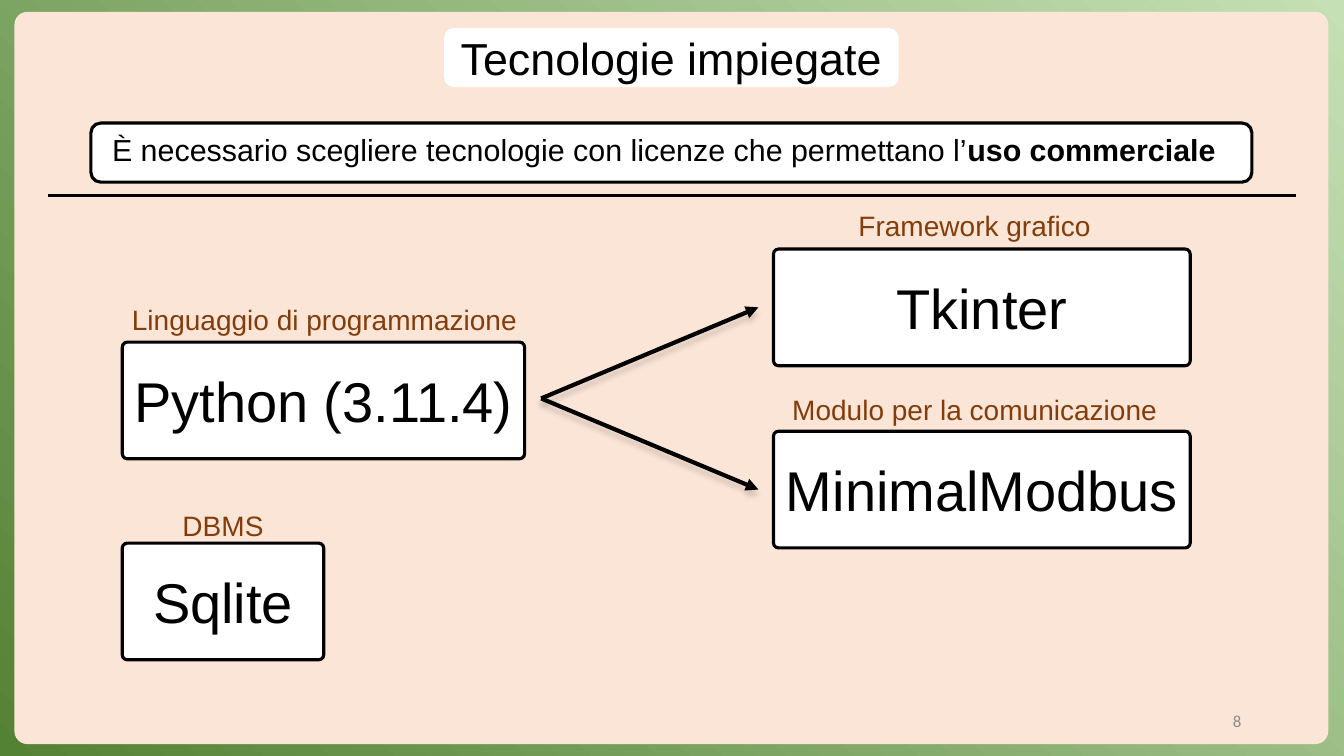
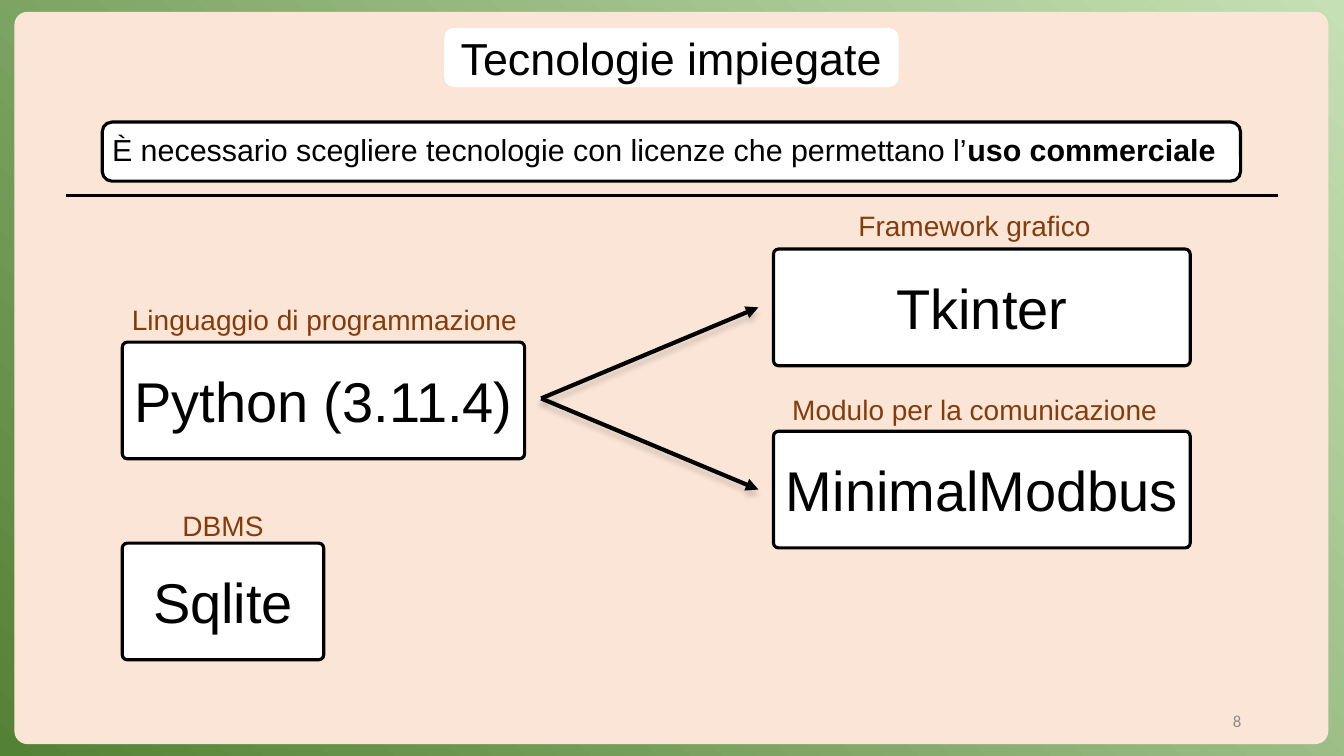
Before and after one commit to Anrighe/Tesi-Laurea-Triennale-Informatica-Unimore, a slide deck: slide 8 of Presentazione_Tesi_Triennale_Informatica_Unimore_2022_2023_Enrico_Marras_152336_v2.pptx. Drawn at 1344x756 pixels with LibreOffice and Linux fonts; fonts in the diff are those of the drawing. Boxes give left, top, right and bottom in pixels: in the first picture for what was removed or moved away, otherwise in the second. Text is boxed around its words. In the diff, an @@ line names an element or a change of style, - is before the commit and + after.

```diff
--- a/Presentazione_Tesi_Triennale_Informatica_Unimore_2022_2023_Enrico_Marras_152336_v2.pptx
+++ b/Presentazione_Tesi_Triennale_Informatica_Unimore_2022_2023_Enrico_Marras_152336_v2.pptx
@@ rounded rectangle: place and size @@
-rounded rectangle at (91,123,1252,182)
+rounded rectangle at (102,122,1240,181)
@@ line moved from (48, 196) - (1297, 196) to (66, 196) - (1278, 196) @@
```
Also in this commit, not shown: 1 other slide changed.
